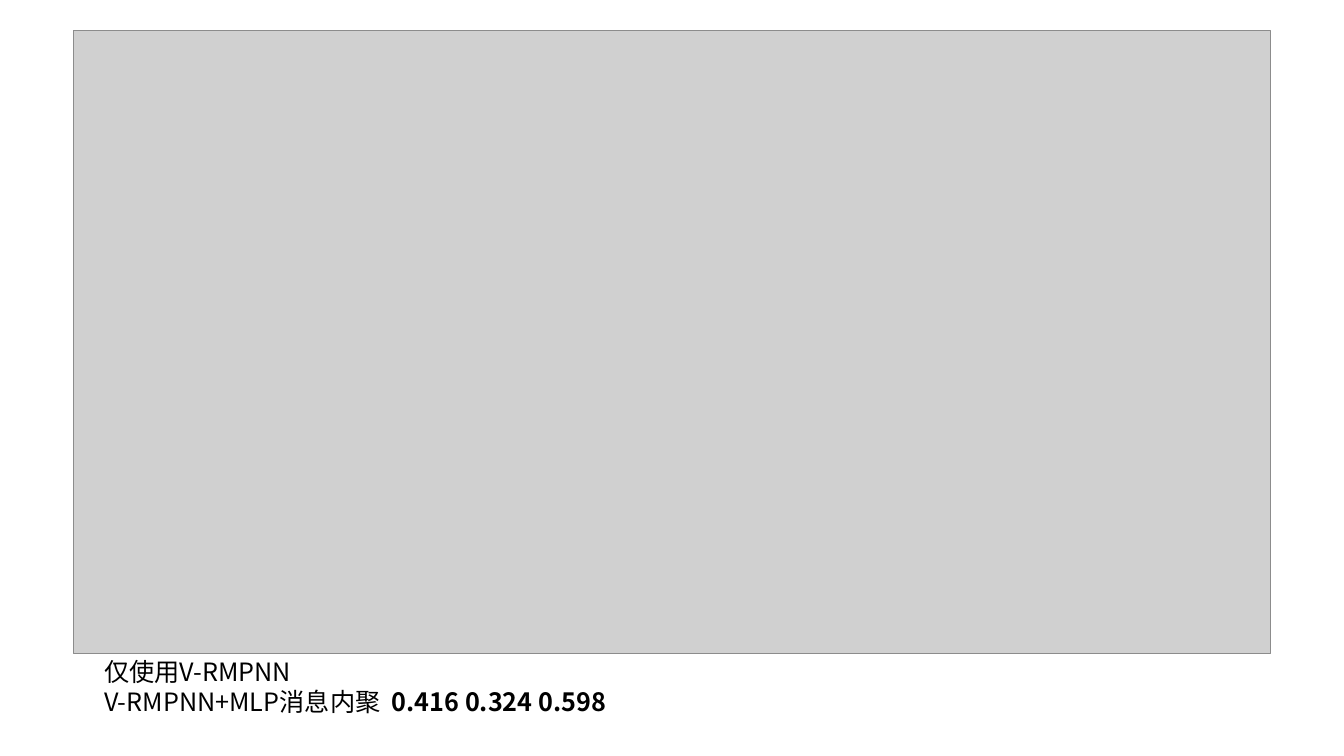
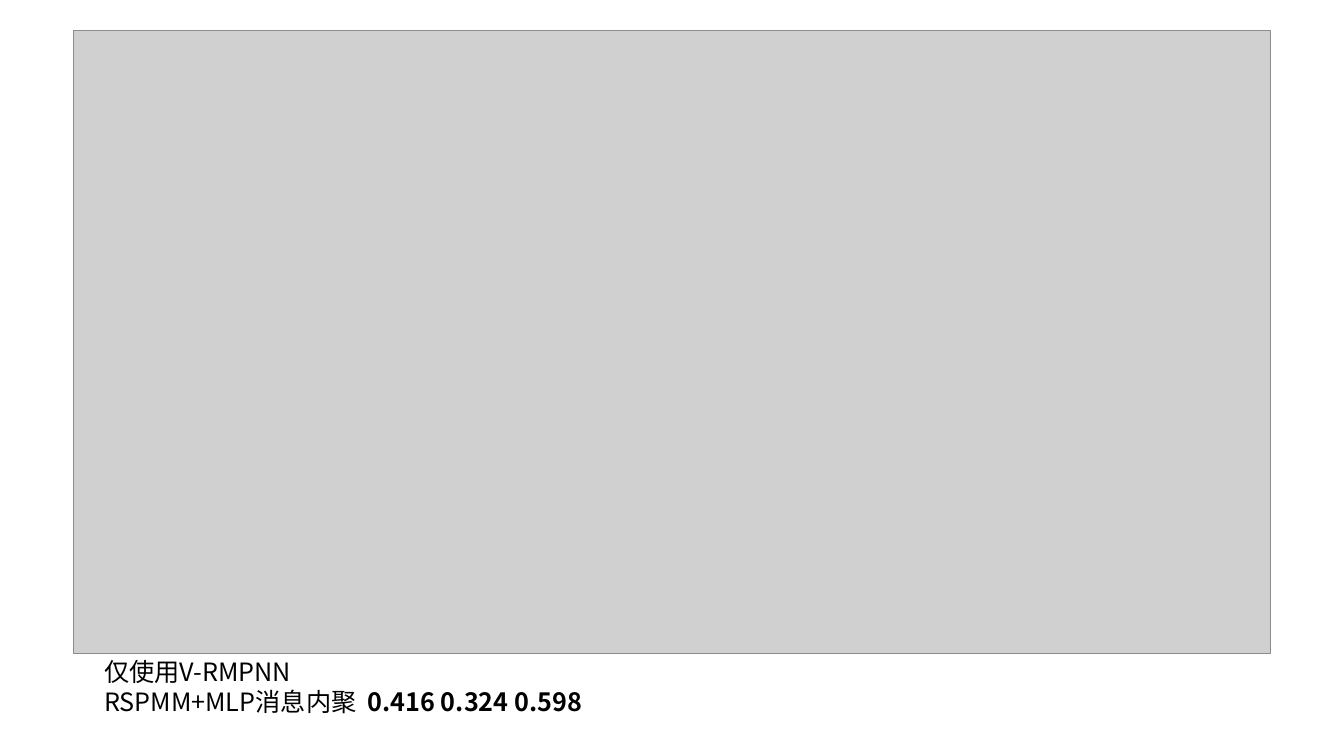
Before and after one commit to liuchenlili/liuchenlili.github.io, a slide deck: slide 8 of content/projects/takeout/251119.pptx (slide 6 before the commit). Drawn at 1344x756 pixels with LibreOffice and Linux fonts; fonts in the diff are those of the drawing; grey boxes stand for pictures. Boxes give left, top, right and bottom in pixels: in the first picture for what was removed or moved away, otherwise in the second. Text is boxed around its words. In the diff, an @@ line names an element or a change of style, - is before the commit and + after.

```diff
--- a/content/projects/takeout/251119.pptx
+++ b/content/projects/takeout/251119.pptx
@@ text at box(104, 689, 582, 714): text changed; bold on @@
-V-RMPNN+MLP消息内聚 0.416 0.324 0.598
+RSPMM+MLP消息内聚 0.416 0.324 0.598
```
Also in this commit, not shown: 1 other slide changed, 2 slides added, 2 slides removed, 9 other files.
